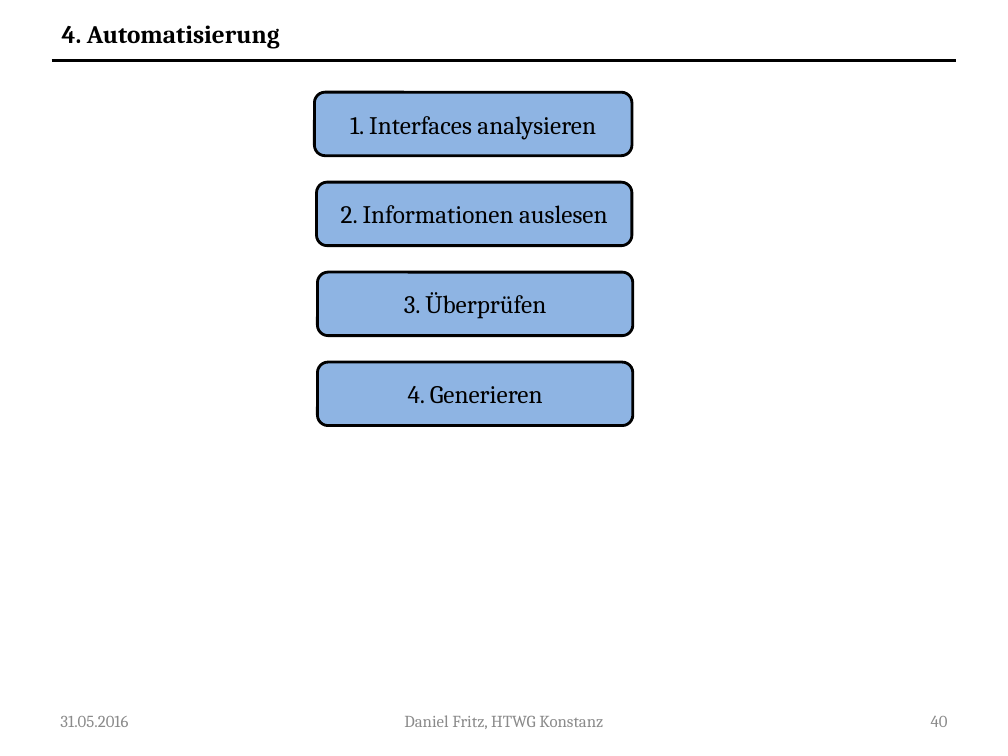
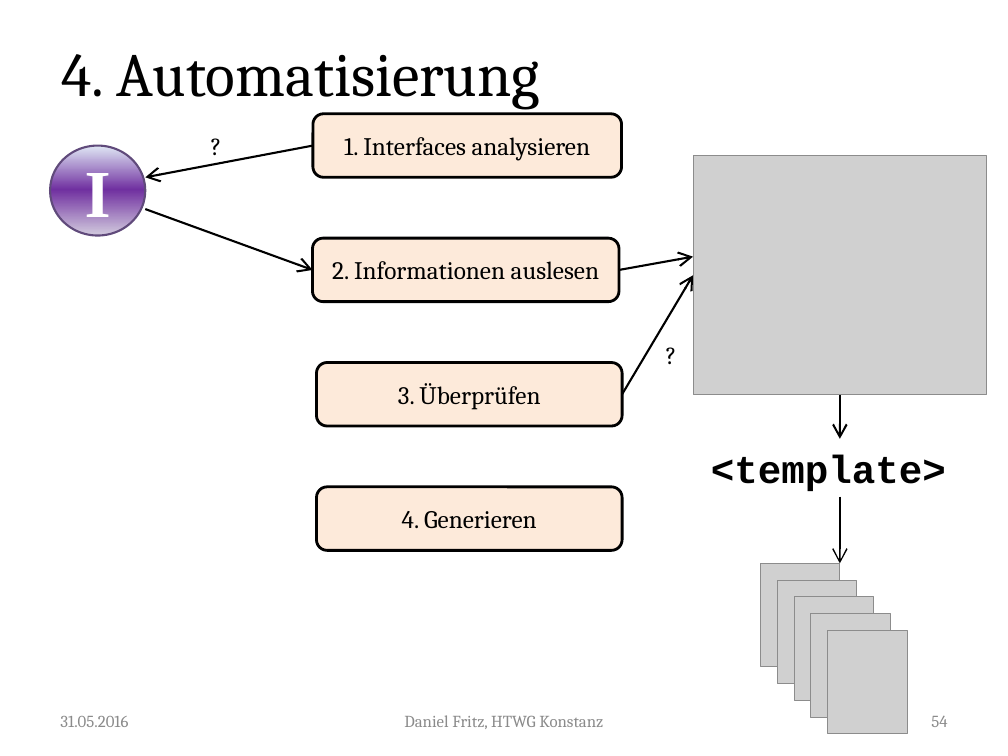
Before and after one commit to Guldenbart/MA, a slide deck: slide 54 of ppt/MA_neu.pptx (slide 40 before the commit). Drawn at 1008x756 pixels with LibreOffice and Linux fonts; fonts in the diff are those of the drawing; grey boxes stand for pictures. Boxes give left, top, right and bottom in pixels: in the first picture for what was removed or moved away, otherwise in the second. Text is boxed around its words. In the diff, an @@ line names an element or a change of style, - is before the commit and + after.

```diff
--- a/ppt/MA_neu.pptx
+++ b/ppt/MA_neu.pptx
@@ title "4. Automatisierung": place and size @@
-title "4. Automatisierung" at (62,25,280,49)
+title "4. Automatisierung" at (62,54,540,110)
@@ title "4. Automatisierung" at (62,54,540,110): size 18 to 44 pt, bold off; less space between paragraphs; vertical alignment top to middle @@
@@ line removed from (51, 60) to (957, 60) @@
@@ rounded rectangle "1. Interfaces analysieren": place and size @@
-rounded rectangle "1. Interfaces analysieren" at (314,93,632,156)
+rounded rectangle "1. Interfaces analysieren" at (312,114,621,177)
@@ ellipse added at (50,145,145,235), fill gradient #CCC1DA to #7030A0 to #E1E8F5, outline #604A7B 1.5 pt, 48 pt, text #FFFFFF, bold @@
+I
@@ arrow added from (312, 145) to (145, 177), #000000 1.5 pt @@
@@ text added at (201,125,232,165), 18 pt, text #000000 @@
+?
@@ picture added at (694,156,987,395) @@
@@ arrow added from (145, 209) to (312, 270), #000000 1.5 pt @@
@@ rounded rectangle "2. Informationen auslesen": place and size @@
-rounded rectangle "2. Informationen auslesen" at (317,182,632,246)
+rounded rectangle "2. Informationen auslesen" at (312,238,619,301)
@@ arrow added from (619, 270) to (694, 257), #000000 1.5 pt @@
@@ arrow added from (622, 394) to (694, 275), #000000 1.5 pt @@
@@ text added at (656,335,687,375), 18 pt, text #000000 @@
+?
@@ rounded rectangle "3. Überprüfen": place and size @@
-rounded rectangle "3. Überprüfen" at (318,272,633,336)
+rounded rectangle "3. Überprüfen" at (317,363,622,426)
@@ arrow added from (840, 395) to (840, 438), #000000 1.5 pt @@
@@ text added at (711,454,946,491), 28 pt, text #000000, bold @@
+<template>
@@ fill #8EB4E3 to #FDEADA in 4 elements at (312,114,621,177), (312,238,619,301), (317,363,622,426), (317,487,622,550) @@
@@ rounded rectangle "4. Generieren": place and size @@
-rounded rectangle "4. Generieren" at (318,362,633,425)
+rounded rectangle "4. Generieren" at (317,487,622,550)
@@ arrow added from (840, 497) to (840, 563), #000000 1 pt @@
@@ picture added at (761,563,841,667) @@
@@ picture added at (777,581,857,684) @@
@@ picture added at (794,597,874,701) @@
@@ picture added at (811,614,891,718) @@
@@ picture added at (828,631,907,735) @@
@@ page number at (931,716,947,727): text changed @@
-40
+54
```
Also in this commit, not shown: 25 other slides changed, 16 slides added, 1 other file.
